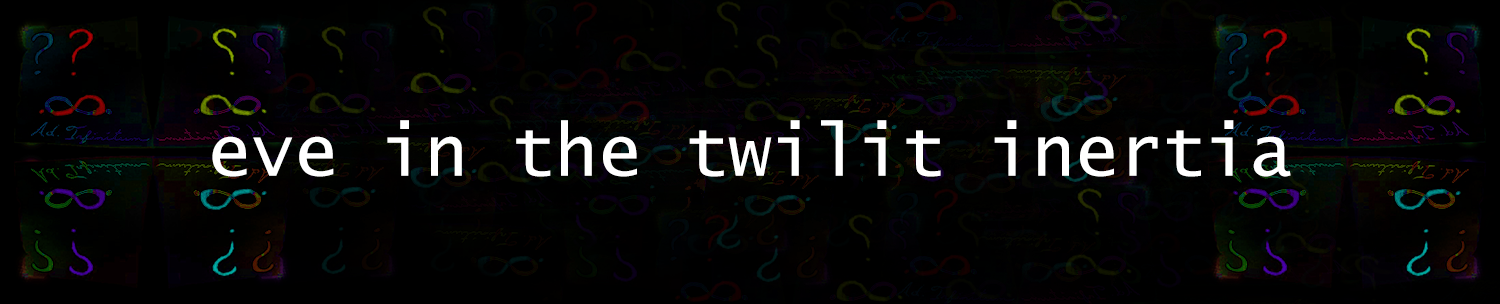
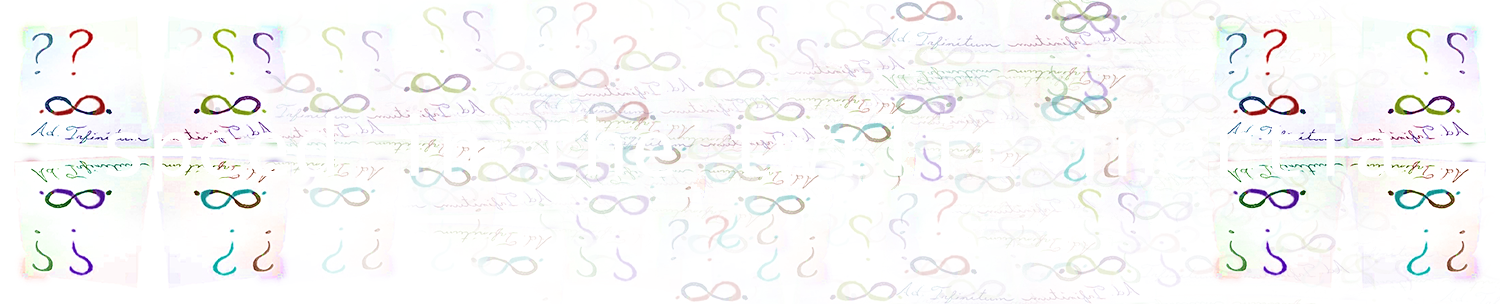
Two versions of the same layered image (1500 × 304). Layer-by-layer changes:
renamed "eve in the twilit inertia" to "speed in the twilit inertia", painted on it over [106, 113, 1399, 192]
hid "Layer 1" over [0, 0, 1500, 304]
